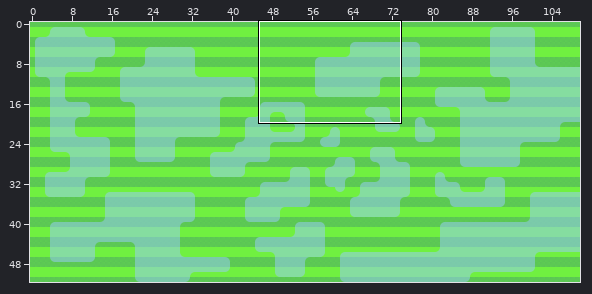
Two versions of a level (Tiled map, android/assets/field.tmx). The first picture is a wide view before the edit; the outline marks the close-up.
Close-up. Before the commit:
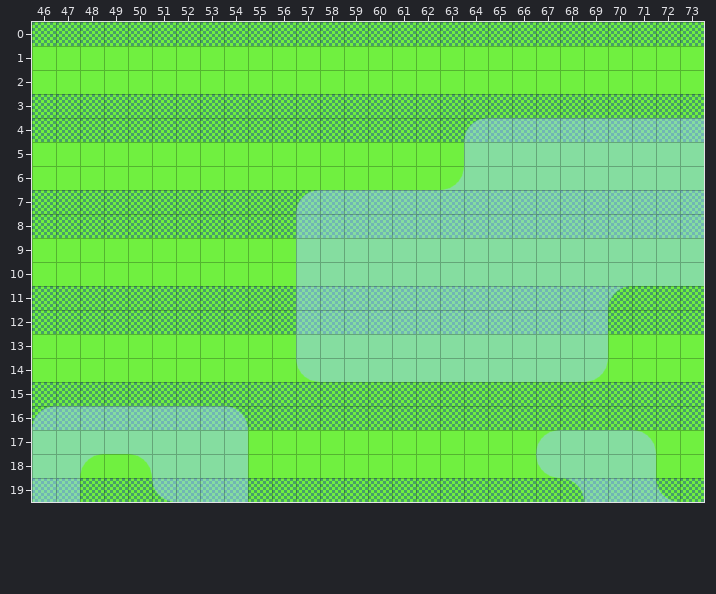
Cells are 32x32 px. Shown: x 46..73, y 0..19. The commit also changed other parts of the map, which this record leaves out.
The result:
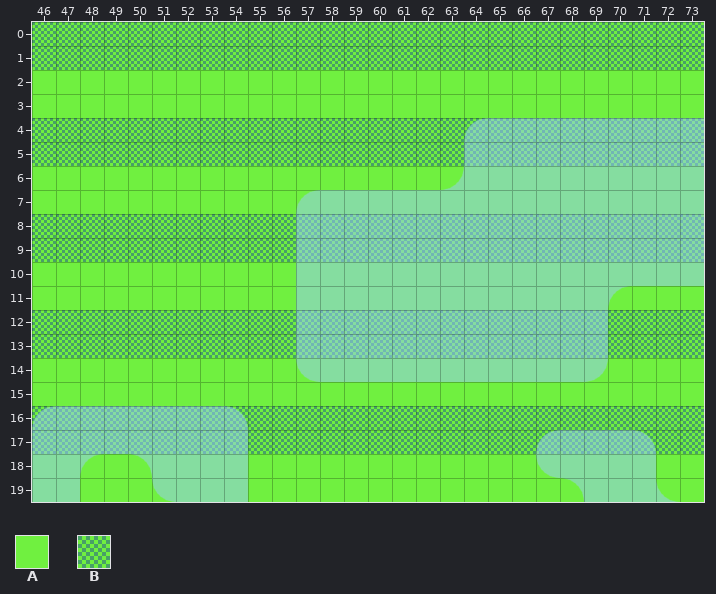
Key: from "grass": A 0, B 8.
_ is an empty cell.
The exact change:
Layer "grass":
Tile B becomes tile A in row 3 at x 46 to 73; in row 7 at x 46 to 73; in row 11 at x 46 to 73; in row 15 at x 46 to 73; in row 19 at x 46 to 73.
Tile A becomes tile B in row 1 at x 46 to 73; in row 5 at x 46 to 73; in row 9 at x 46 to 73; in row 13 at x 46 to 73; in row 17 at x 46 to 73.
